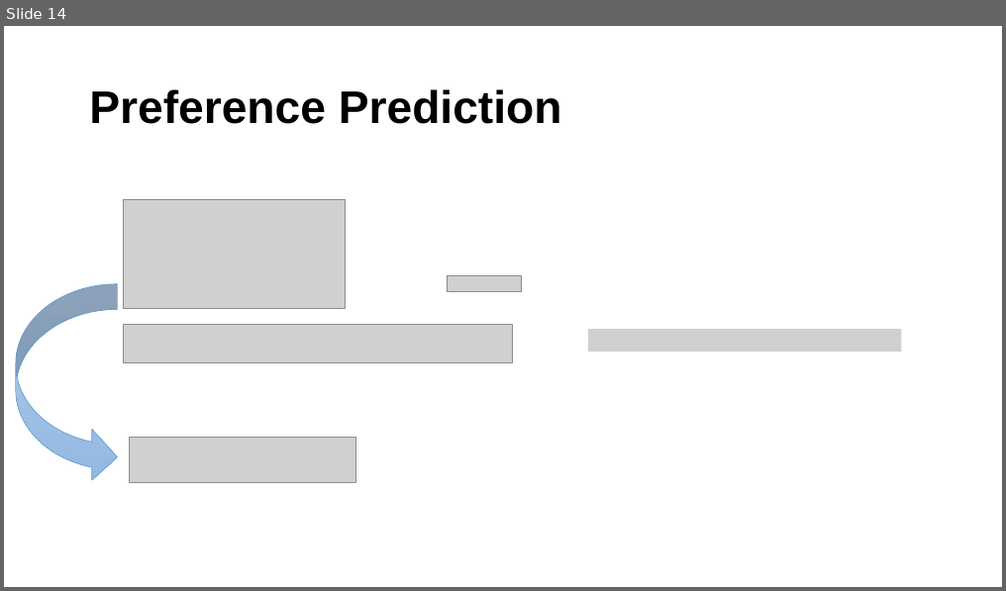
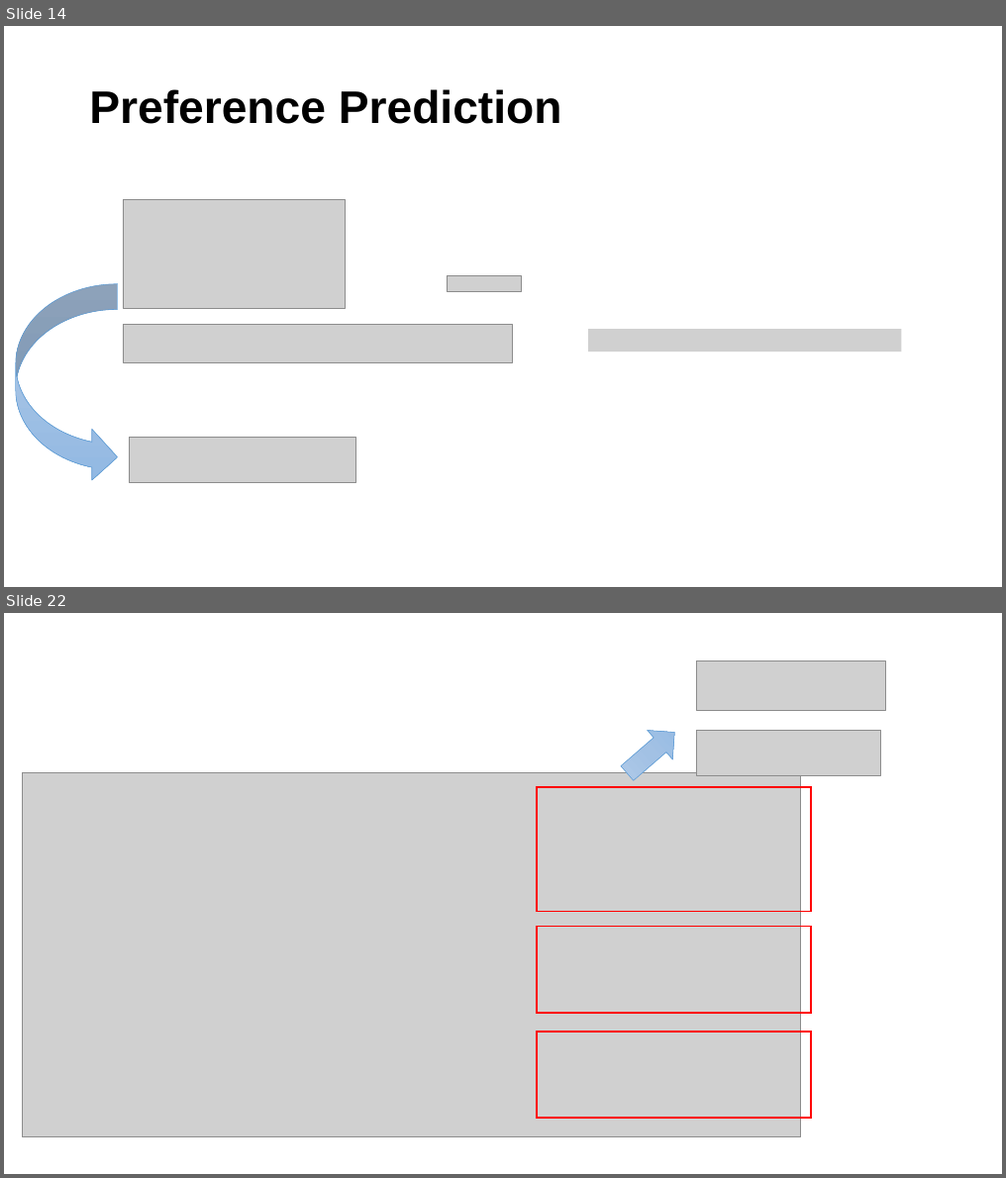
Before and after one commit to Viroog/explainable_resys-STU, a slide deck: explainable _recsys.pptx. Shown one above the other, each under a label of ours: slide 14 before the commit, slides 14 and 22 after it; the slides between them are not shown. The pictures are 1006x591 and 1006x1178 pixels, drawn with LibreOffice and Linux fonts; fonts in the diff are those of the drawing; grey boxes stand for pictures. Boxes give left, top, right and bottom in pixels: in the first picture for what was removed or moved away, otherwise in the second. Text is boxed around its words. In the diff, an @@ line names an element or a change of style, - is before the commit and + after.

```diff
--- a/explainable _recsys.pptx
+++ b/explainable _recsys.pptx
@@ slide 22 added at (4, 613, 1002, 1174), background #FFFFFF @@
@@ picture added at (697, 661, 886, 710) @@
@@ down arrow added at (614, 718, 687, 788), fill gradient #B1CBE9 to #A3C1E5 to #93B9E4, outline #5B9BD5 0.5 pt @@
@@ picture added at (697, 730, 880, 775) @@
@@ picture added at (22, 773, 801, 1138) @@
@@ rectangle added at (537, 787, 811, 912), outline #FF0000 1.5 pt @@
@@ rectangle added at (537, 927, 811, 1014), outline #FF0000 1.5 pt @@
@@ rectangle added at (537, 1032, 811, 1118), outline #FF0000 1.5 pt @@
```
Also in this commit, not shown: 5 slides changed, 7 other slides added, 1 slide removed, 1 other file.
